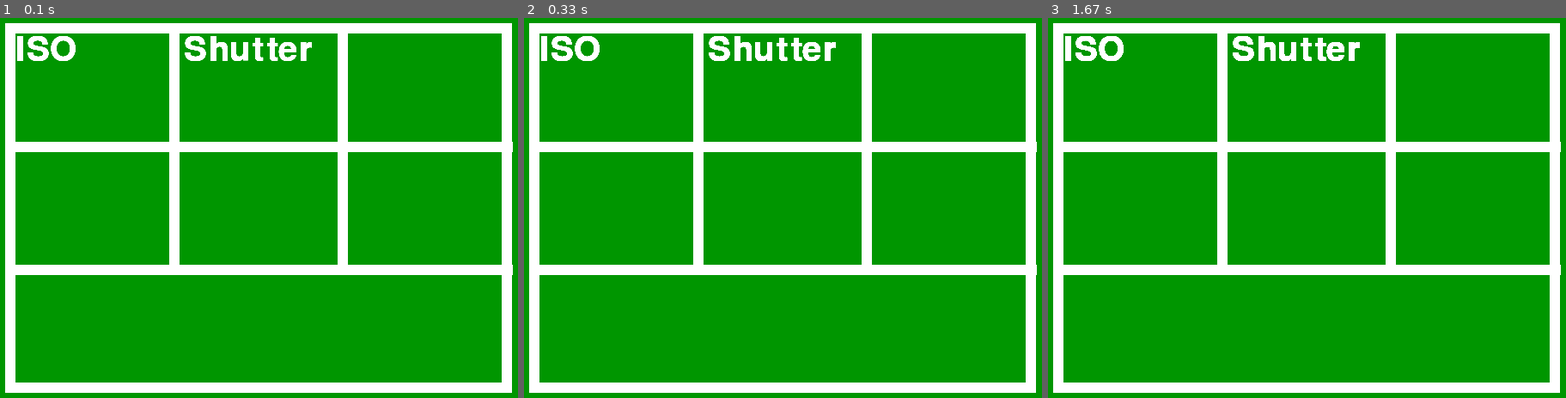
Above: before the commit, frames 1-3 (left to right).
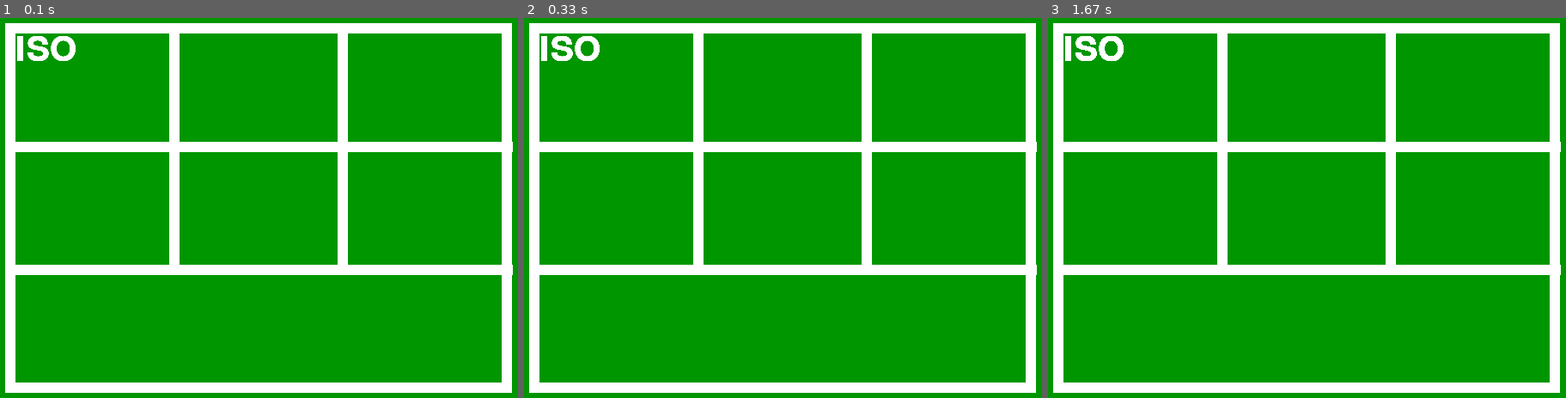
Above: after the commit, the same moments.

Repository: phileasdg/OpenMosseCam
Game: pygame game, started from pygame UI tests/pygame_pi_UI_test_2.py
Same seed, same stepped clock (60 frames per second), same inputs: the game is played once before the commit and once after it.
Inputs:
- Up to frame 1 (0.1 s): no input
- Up to frame 2 (0.33 s): no input
- Up to frame 3 (1.67 s): no input

The runs differ from the first frame. In frame 1, 0.8% of the frame differs, in the area x 35-61%, y 4-12%; in frame 2, 0.8%; in frame 3, 0.8%.

Commit message:
Designed a simple data structure thing using a dictionary to retrieve the camera settings

Diff:
--- /dev/null
+++ b/pygame UI tests/Settings data structure/SettingsDisplayDataStructure.py
@@ -0,0 +1,28 @@
+ISOsetting = "100"
+shutterSetting = "1/100"
+modeSetting = "photo"  # or video
+effectSetting = "none"
+formatSetting = "png"
+resolutionSetting = "1920x1080"
+AWBmodeSetting = "greyworld"
+REDwhiteBalanceGain = "0.0"
+BluewhiteBalanceGain = "0.0"
+
+settingsDictionary = {
+    "ISO": ISOsetting,
+    "Shutter": shutterSetting,
+    "Mode": modeSetting,
+    "Effect": effectSetting,
+    "Format": formatSetting,
+    "Resolution": resolutionSetting,
+    "AWB": AWBmodeSetting,
+    "Red:": REDwhiteBalanceGain,
+    "Blue:": BluewhiteBalanceGain
+}
+
+for k, v in settingsDictionary.items():
+
+    print(k, v)
+    k = fontObj.render(v), True, GREEN)  # text, anti-aliasing, text colour, bg colour
+    textRectObj = k.get_rect()
+    textRectObj.topleft = (a, a)
--- a/pygame UI tests/pygame_pi_UI_test_2.py
+++ b/pygame UI tests/pygame_pi_UI_test_2.py
@@ -76,9 +76,7 @@
 ISOtextRectObj = ISOtextSurfaceObj.get_rect()
 ISOtextRectObj.topleft = (a+lineThickness, a+lineThickness)
 
-ShutterTextSurfaceObj = fontObj.render("Shutter", True, WHITE)  # text, anti-aliasing, text colour, bg colour
-ShutterTextRectObj = ShutterTextSurfaceObj.get_rect()
-ShutterTextRectObj.topleft = (a+horizontalThird+lineThickness, a+lineThickness)
+
 
 # fontObj = pygame.font.Font("freesansbold.ttf", fontSize)  # font, font size
 # textSurfaceObj = fontObj.render(overlayString, True, WHITE)
@@ -92,7 +90,6 @@
 
 while True:  # main game loop
     DISPLAYSURF.blit(ISOtextSurfaceObj, ISOtextRectObj)
-    DISPLAYSURF.blit(ShutterTextSurfaceObj, ShutterTextRectObj)
     for event in pygame.event.get():
         if event.type == QUIT:
             pygame.quit()
